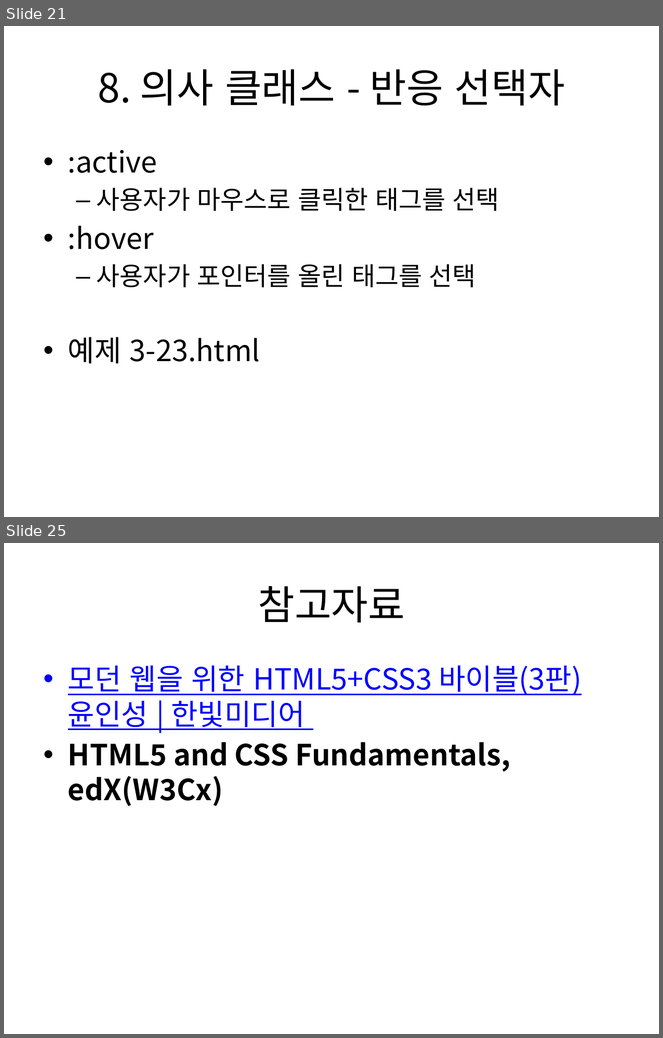
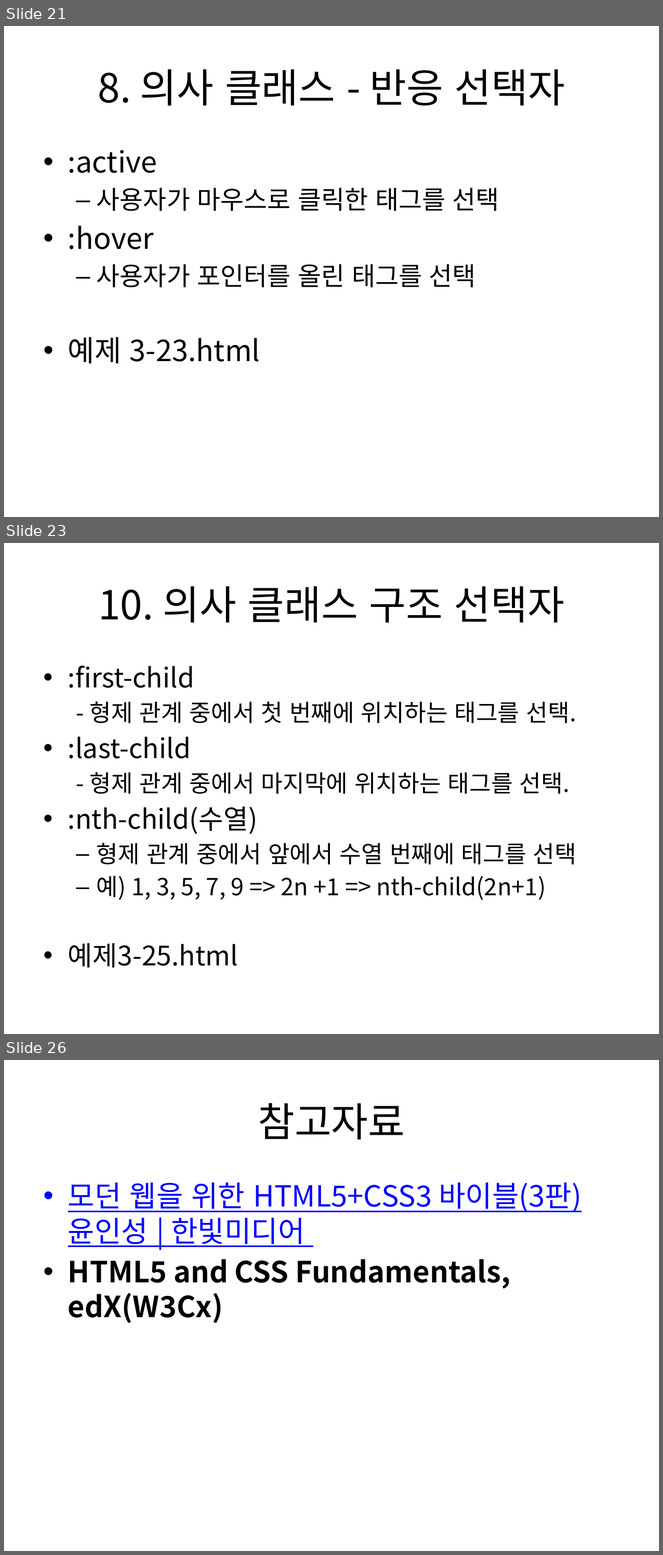
Before and after one commit to kdkcom1234/git2021, a slide deck: 1-html-css/03. CSS3 선택자 및 스타일 속성(1).pptx. Shown one above the other, each under a label of ours: slides 21 and 25 before the commit, slides 21, 23 and 26 after it; the slides between them are not shown. The pictures are 663x1038 and 663x1555 pixels, drawn with LibreOffice and Linux fonts; fonts in the diff are those of the drawing. Boxes give left, top, right and bottom in pixels: in the first picture for what was removed or moved away, otherwise in the second. Text is boxed around its words. In the diff, an @@ line names an element or a change of style, - is before the commit and + after.

```diff
--- a/1-html-css/03. CSS3 선택자 및 스타일 속성(1).pptx
+++ b/1-html-css/03. CSS3 선택자 및 스타일 속성(1).pptx
@@ slide 23 added at [4, 543, 659, 1034], background #FFFFFF @@
@@ title added at [98, 586, 565, 623], 44 pt, text #000000 @@
+10. 의사 클래스 구조 선택자
@@ text added at [68, 666, 577, 968], 25.9 pt, text #000000 @@
+• :first-child
+  - 형제 관계 중에서 첫 번째에 위치하는 태그를 선택.
+• :last-child
+  - 형제 관계 중에서 마지막에 위치하는 태그를 선택.
+• :nth-child(수열)
+  – 형제 관계 중에서 앞에서 수열 번째에 태그를 선택
+  – 예) 1, 3, 5, 7, 9 => 2n +1 => nth-child(2n+1)
+• 예제3-25.html
@@ what was slide 25 is now slide 26 @@
```
Also in this commit, not shown: 3 slides changed, 24 other files.
